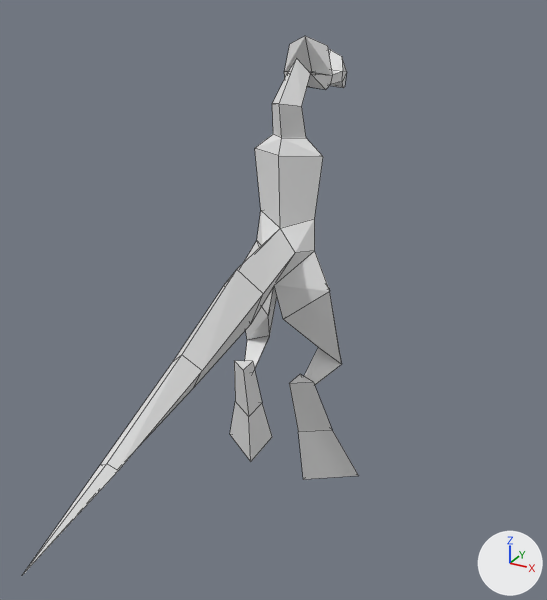
One commit to the Blender file artassets/player.blend: the scene before it, then after it.
The view is the same before and after, from a camera (50 mm lens) standing at (1.59, -3.04, 2.45) and looking at (0.2, -0.52, 1.18). Every picture has the same lights, and +X, +Y and +Z are marked at lower right. Mesh edges are drawn as thin lines.

Objects in the first picture: 'Vert'.
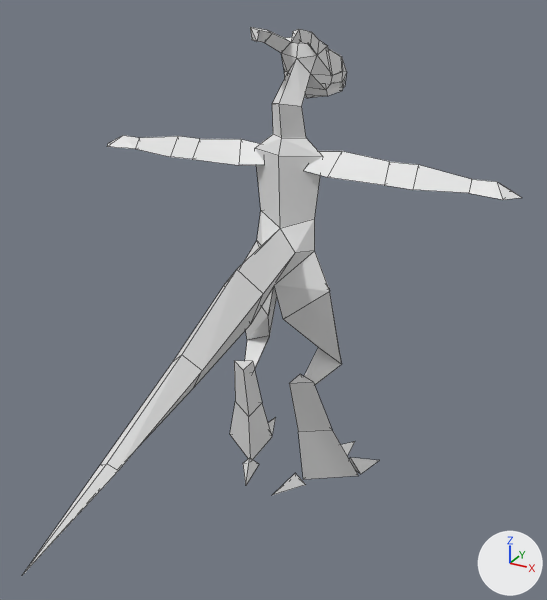
The change, as a diff of the scene's bpy script:
```diff
--- a/artassets/player.blend.py
+++ b/artassets/player.blend.py
@@ me_vert @@
 # used by ob_vert; location = (0.0, 0.0, 0.0)
-me_vert.from_pydata(...)  # 70 vertices, 55 faces, 3 loose edges; spans x -0.4..0.0, y -1.81..0.47, z 0.0..2.17
+me_vert.from_pydata(...)  # 120 vertices, 109 faces; spans x -1.05..0.0, y -1.81..0.47, z 0.0..2.22
+# me_vert part 1: a new loose piece of 19 vertices spanning x -1.05..-0.1, y -0.1..0.05, z 1.6..1.71
+# me_vert part 2
+# 1 vertex is removed from x -0.07, y 0.1, z 2.16
+# 15 faces are deleted
+# 3 loose edges are deleted
+# 1 vertex moves from x 0.0, y 0.36, z 1.96 to x 0.0, y 0.34, z 1.96
+# 20 vertices are added at x -0.12..0.0, y -0.16..0.43, z 1.89..2.22
+# 38 new faces join them
+# me_vert part 3
+# 12 vertices are added at x -0.44..-0.08, y -0.31..0.33, z 0.0..0.08
+# 12 new faces join them
@@ me_vert_001 @@
+me_vert_001.from_pydata([(-0.102, -0.018, -0.005), (-0.118, -0.171, -0.006), (-0.077, 0.024, 0.056), (-0.089, -0.176, 0.116), (0.0, 0.066, 0.079), (0.0, -0.201, 0.159)], [], [(0, 1, 3, 2), (2, 3, 5, 4)])
@@ ob_vert_001 @@
+ob_vert_001 = bpy.data.objects.new('Vert.001', me_vert_001)
+ob_vert_001.location = (0.0, 0.338, 2.004)
+_m = ob_vert_001.modifiers.new('Mirror', 'MIRROR')
+_m.use_clip = True
```

Boxes [x1, y1, x2, y2] around the edits, measured in the pictures (547 x 600 px):
'Vert', reshaped (48% wider): before [21, 36, 359, 577]; after [21, 27, 522, 577]
'Vert.001', added: after [328, 49, 342, 74]
part 1 of me_vert, added: after [107, 136, 522, 200]
part 2 of me_vert, built on: before [284, 36, 347, 89]; after [250, 27, 347, 98]
part 3 of me_vert, added: after [243, 418, 380, 495]
